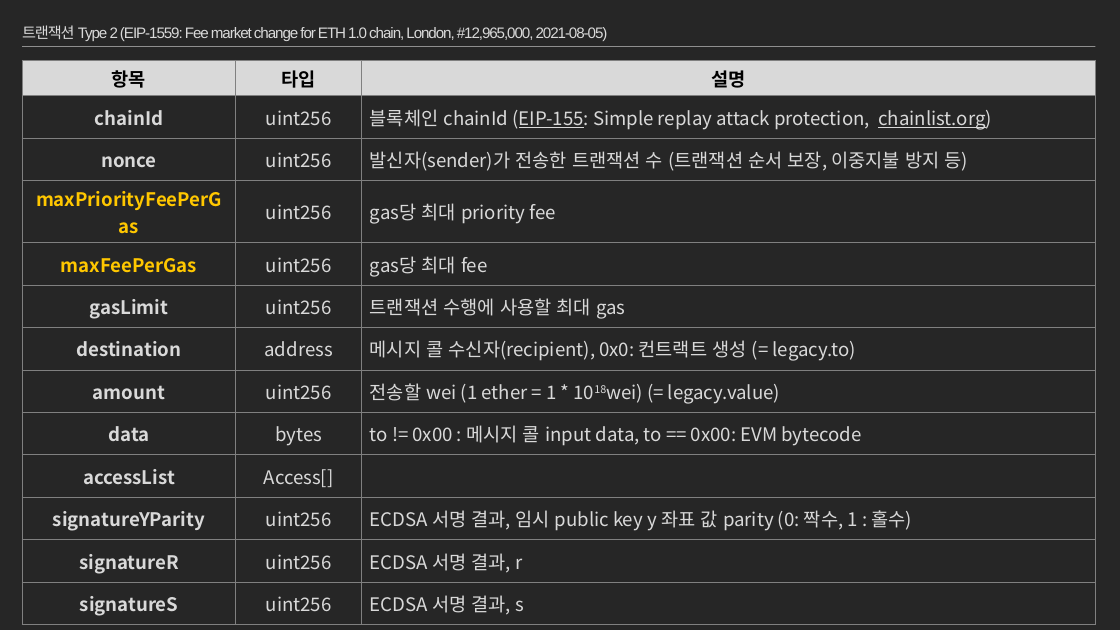
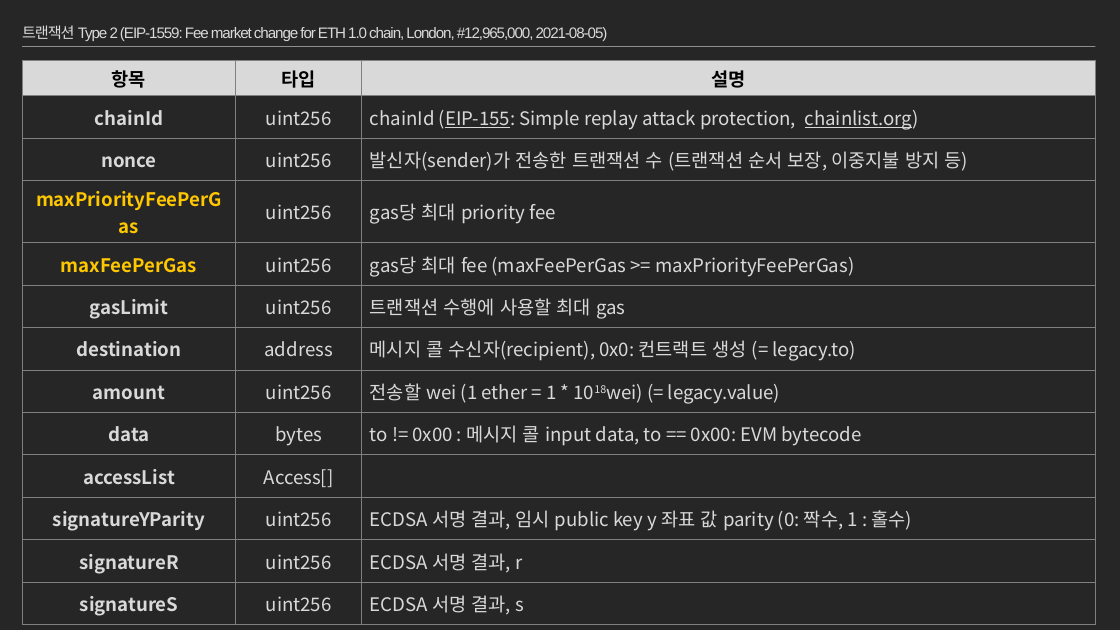
Before and after one commit to moss0801/blockchain-doc, a slide deck: slide 75 of General/Blockchain Part2.pptx (slide 77 before the commit). Drawn at 1120x630 pixels with LibreOffice and Linux fonts; fonts in the diff are those of the drawing. Boxes give left, top, right and bottom in pixels: in the first picture for what was removed or moved away, otherwise in the second. Text is boxed around its words. In the diff, an @@ line names an element or a change of style, - is before the commit and + after.

```diff
--- a/General/Blockchain Part2.pptx
+++ b/General/Blockchain Part2.pptx
@@ table at box(22, 60, 1096, 620) @@
-row 2, column 3: 블록체인 chainId (EIP-155: Simple replay attack protection, chainlist.org)
+row 2, column 3: chainId (EIP-155: Simple replay attack protection, chainlist.org)
-row 5, column 3: gas당 최대 fee
+row 5, column 3: gas당 최대 fee (maxFeePerGas >= maxPriorityFeePerGas)
```
Also in this commit, not shown: 14 other slides changed, 19 slides added, 11 slides removed.
